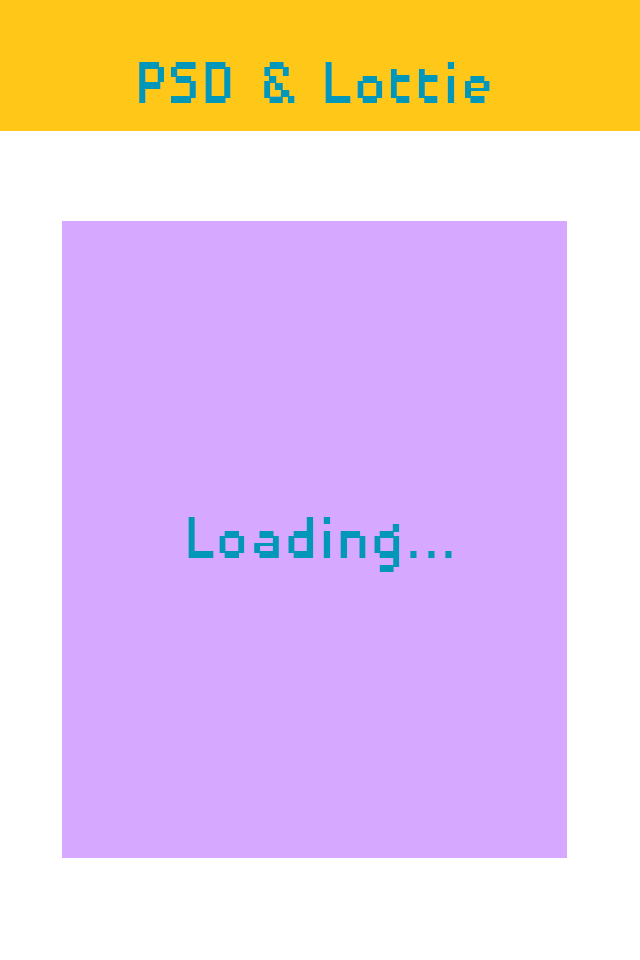
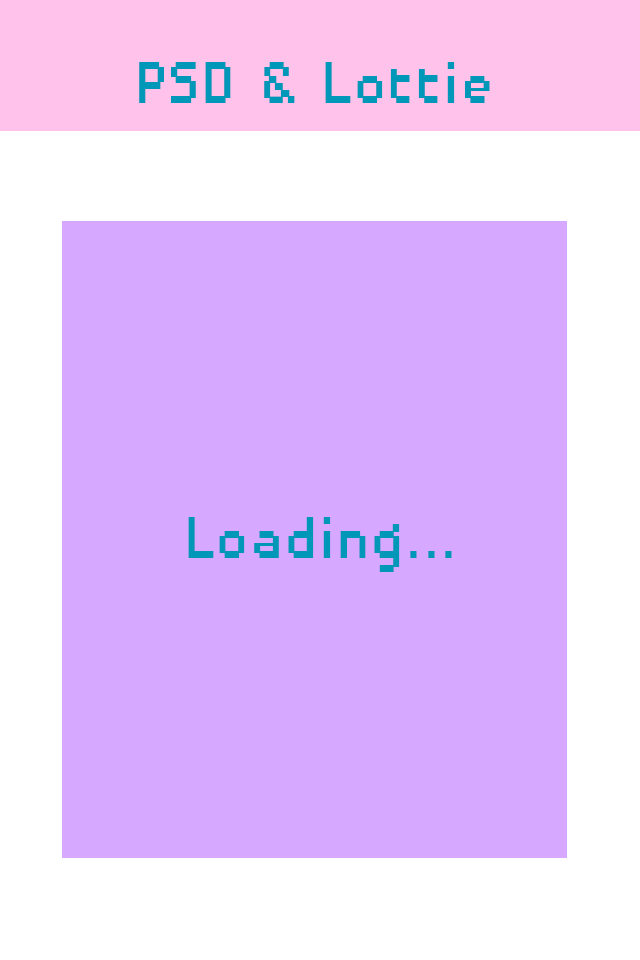
Revision of a layered w=640, h=960 image; what changed, layer by layer:
painted on "Layer 2" over [0, 0, 640, 131]
